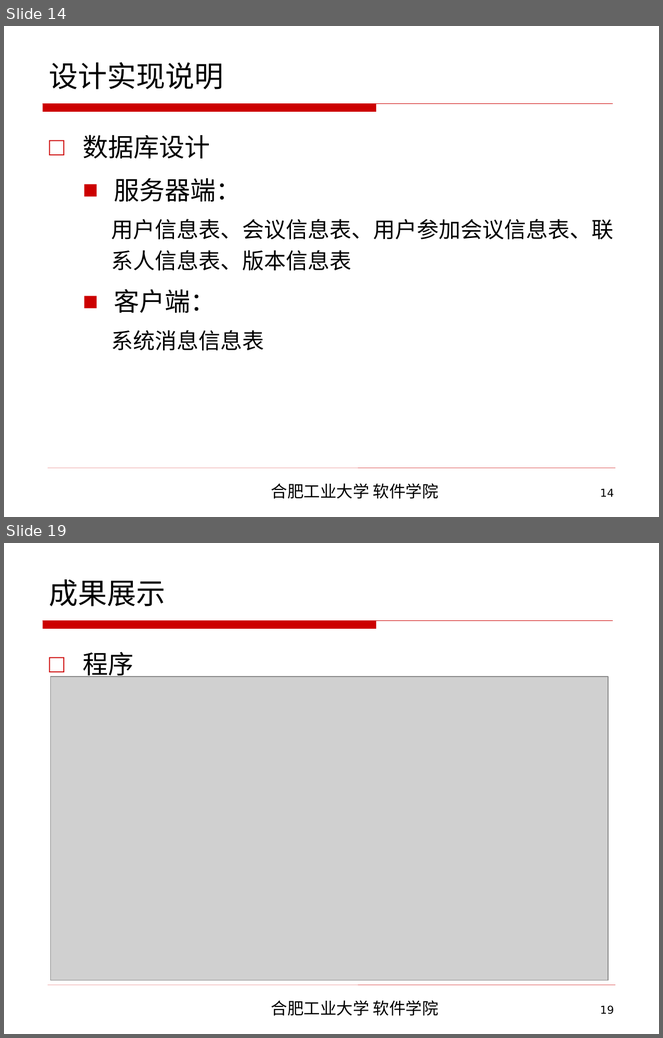
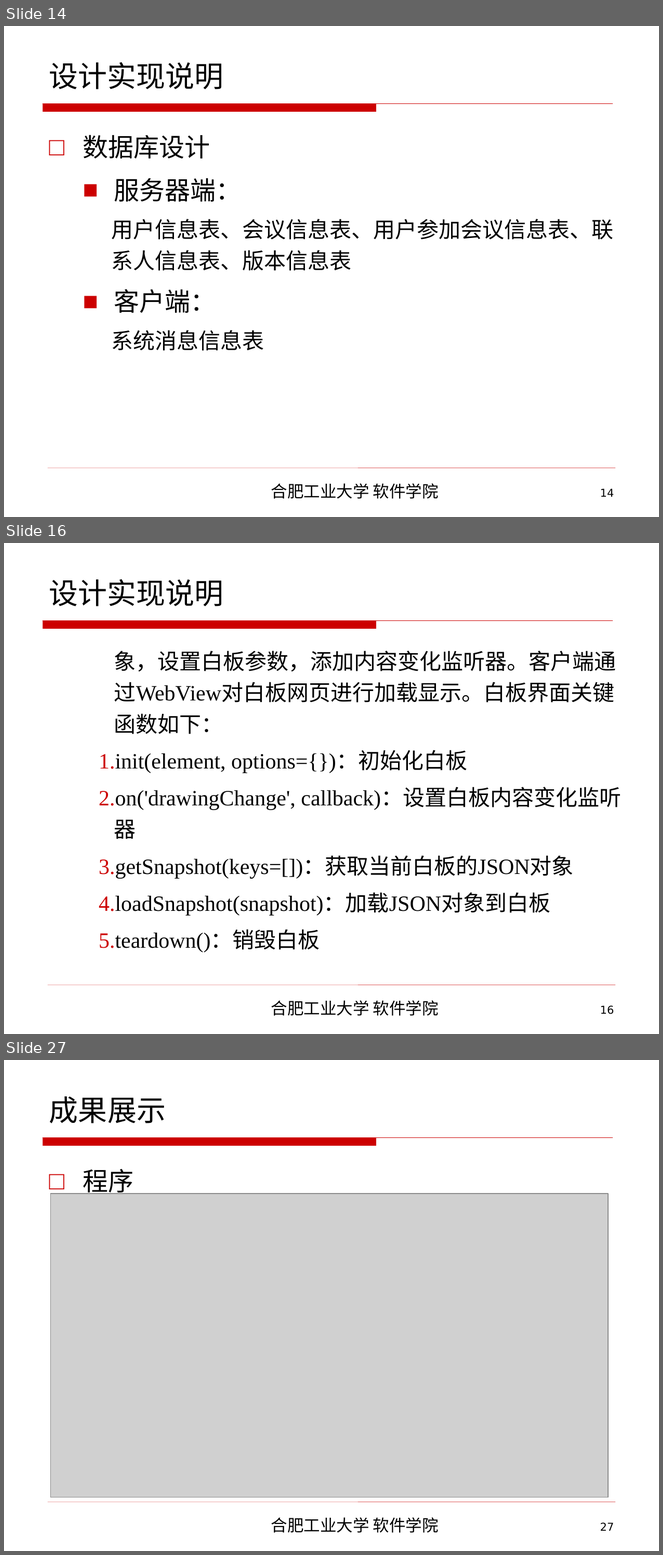
Before and after one commit to CodeDogandCat/master_proj, a slide deck: 2013214381李磊最终答辩/软件学院本科毕业设计毕业答辩.ppt. Shown one above the other, each under a label of ours: slides 14 and 19 before the commit, slides 14, 16 and 27 after it; the slides between them are not shown. The pictures are 663x1038 and 663x1555 pixels, drawn with LibreOffice and Linux fonts; fonts in the diff are those of the drawing; grey boxes stand for pictures; background and template pictures are left out. Boxes give left, top, right and bottom in pixels: in the first picture for what was removed or moved away, otherwise in the second. Text is boxed around its words. In the diff, an @@ line names an element or a change of style, - is before the commit and + after.

```diff
--- a/2013214381李磊最终答辩/软件学院本科毕业设计毕业答辩.ppt
+++ b/2013214381李磊最终答辩/软件学院本科毕业设计毕业答辩.ppt
@@ slide 16 added at (x1=4, y1=543, x2=659, y2=1034), background picture (left out); not listed: 4 template elements that a slide beside it also shows @@
@@ title added at (x1=49, y1=579, x2=224, y2=606), 32 pt, text #000000 @@
+设计实现说明
@@ text added at (x1=99, y1=651, x2=621, y2=953), 24 pt, text #000000 @@
+    象，设置白板参数，添加内容变化监听器。客户端通过WebView对白板网页进行加载显示。白板界面关键函数如下：
+    1. init(element, options={})：初始化白板
+    2. on('drawingChange', callback)：设置白板内容变化监听器
+    3. getSnapshot(keys=[])：获取当前白板的JSON对象
+    4. loadSnapshot(snapshot)：加载JSON对象到白板
+    5. teardown()：销毁白板
@@ what was slide 19 is now slide 27 @@
@@ page number at (x1=600, y1=1523, x2=614, y2=1531): text changed @@
-19
+27
```
Also in this commit, not shown: 6 slides changed, 9 other slides added, 5 other files.
